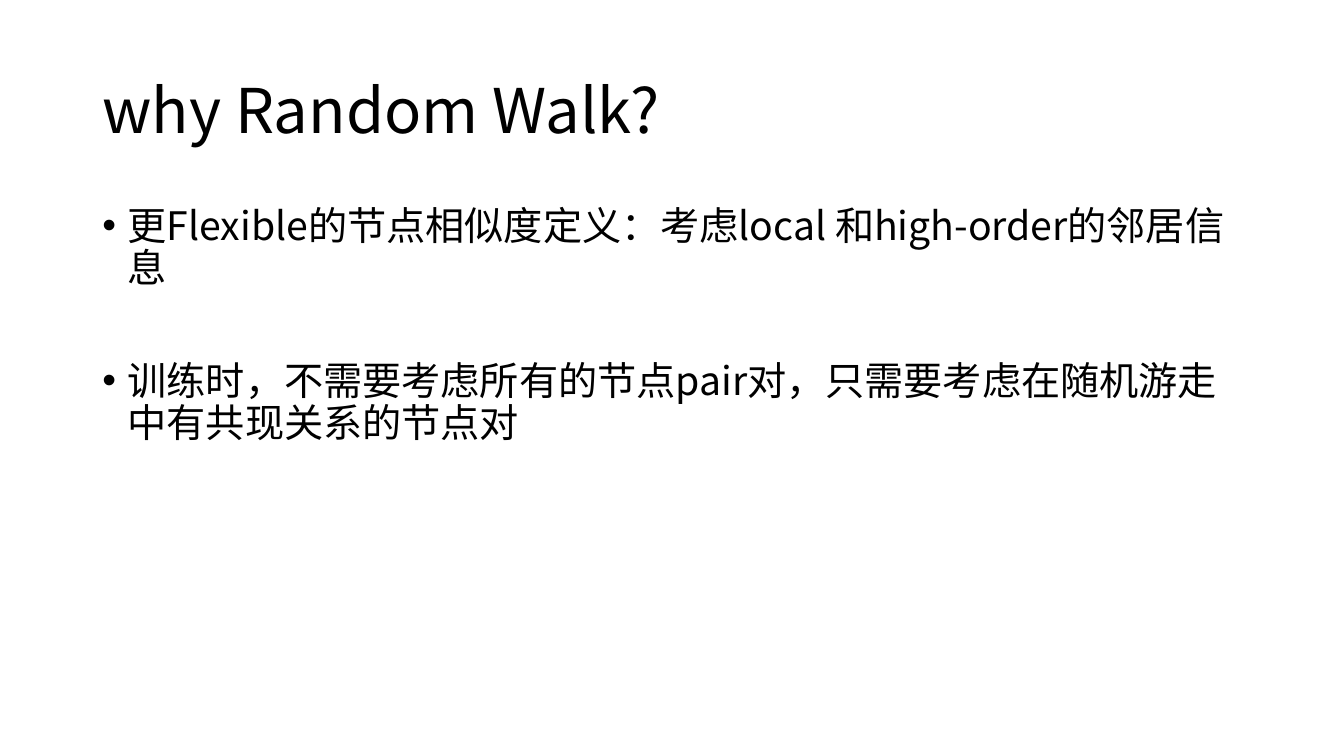
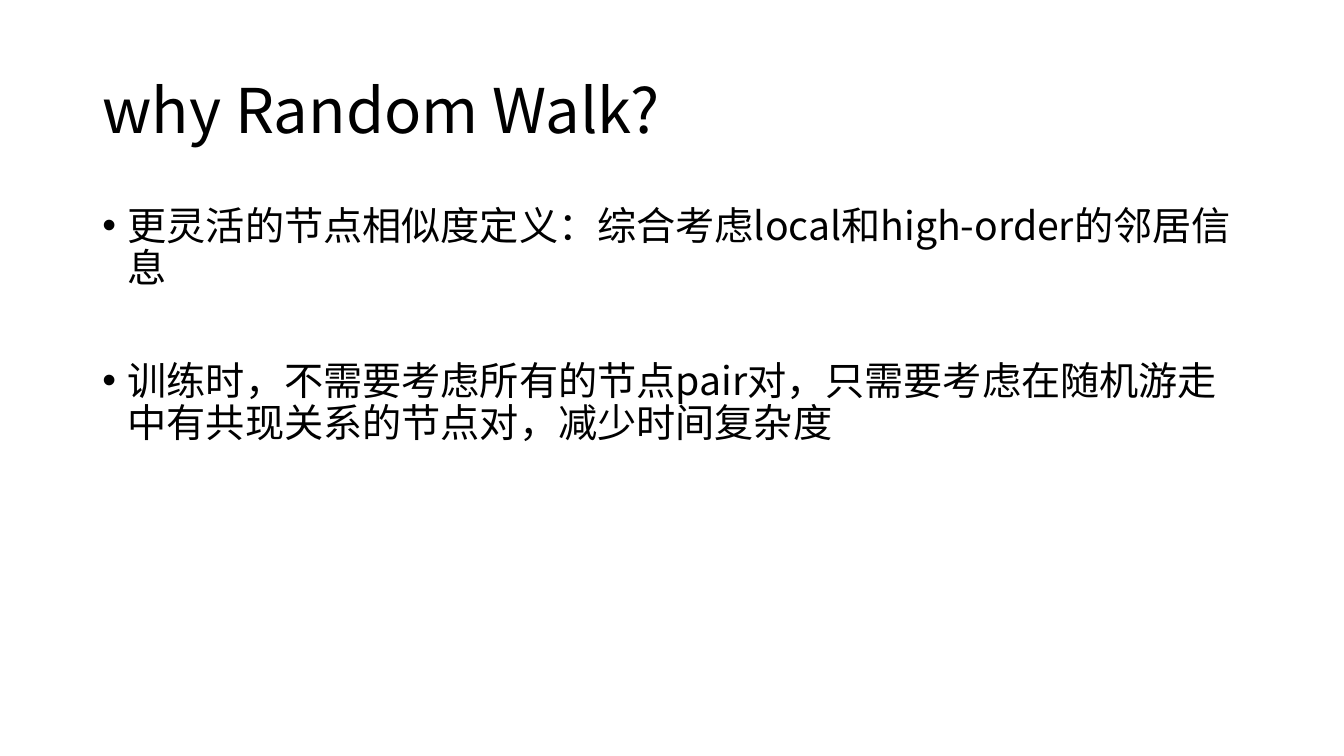
Before and after one commit to shmilysyq/rcmd_paper, a slide deck: slide 11 of embedding/graph embedding/Representation Learning on Graphs.pptx. Drawn at 1344x756 pixels with LibreOffice and Linux fonts; fonts in the diff are those of the drawing. Boxes give left, top, right and bottom in pixels: in the first picture for what was removed or moved away, otherwise in the second. Text is boxed around its words. In the diff, an @@ line names an element or a change of style, - is before the commit and + after.

```diff
--- a/embedding/graph embedding/Representation Learning on Graphs.pptx
+++ b/embedding/graph embedding/Representation Learning on Graphs.pptx
@@ text at (x1=128, y1=207, x2=1231, y2=441): text changed @@
-• 更Flexible的节点相似度定义：考虑local 和high-order的邻居信息
-• 训练时，不需要考虑所有的节点pair对，只需要考虑在随机游走中有共现关系的节点对
+• 更灵活的节点相似度定义：综合考虑local和high-order的邻居信息
+• 训练时，不需要考虑所有的节点pair对，只需要考虑在随机游走中有共现关系的节点对，减少时间复杂度
```
Also in this commit, not shown: 15 other slides changed, 13 slides added, 4 slides removed, 2 other files.
